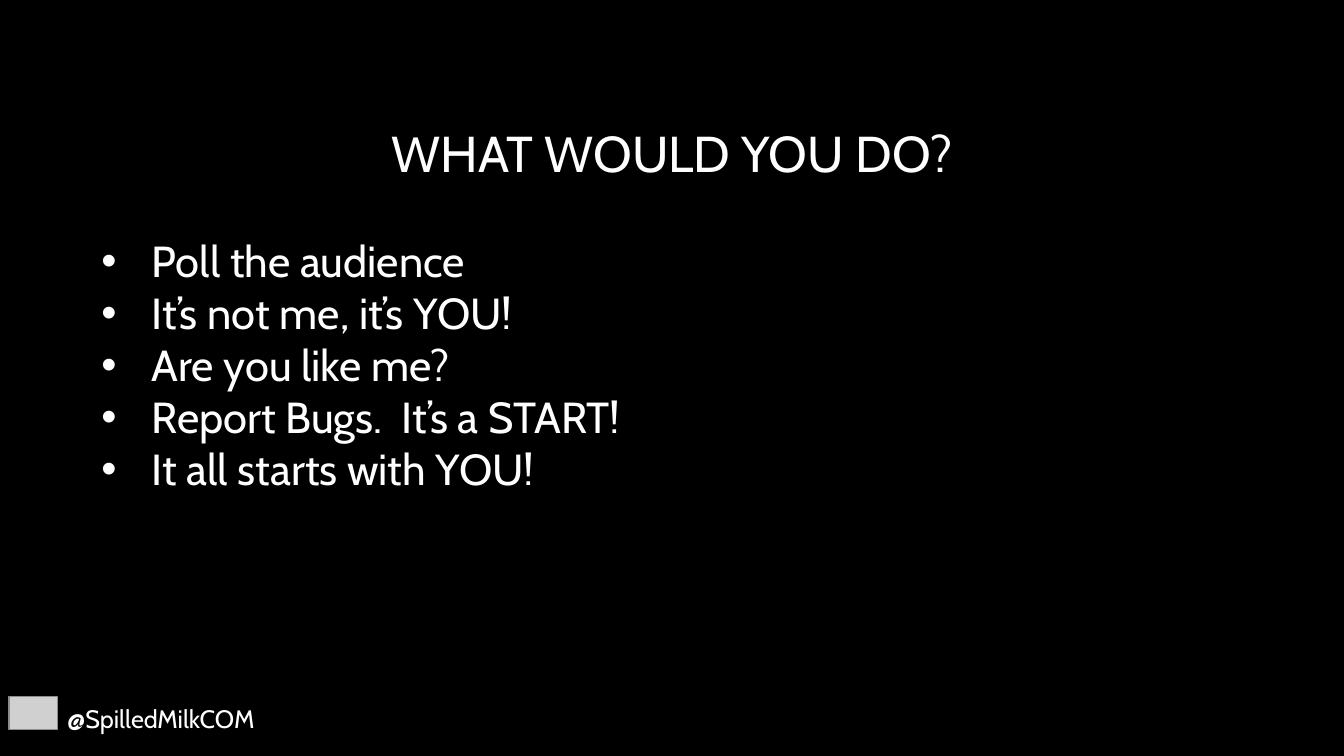
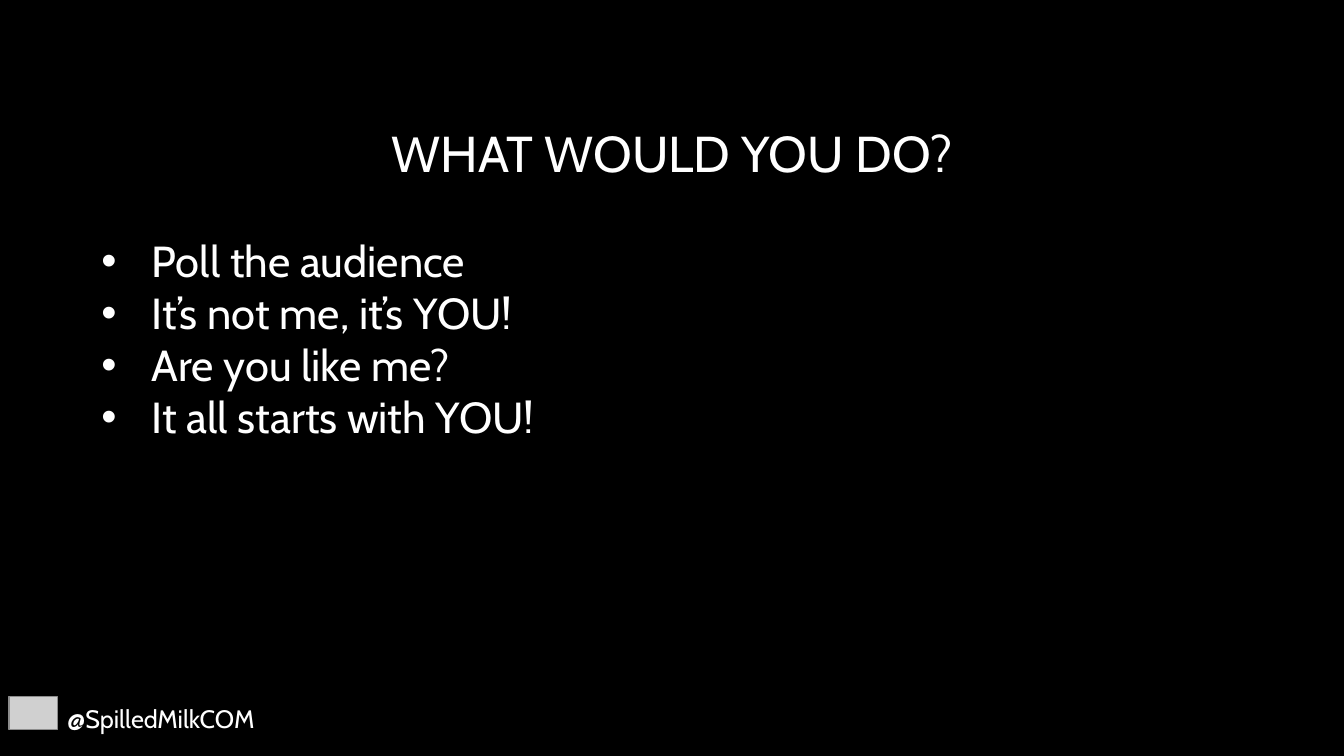
Before and after one commit to SpilledMilkCOM/DenDevDayUWP, a slide deck: slide 17 of Giving Back.pptx (slide 15 before the commit). Drawn at 1344x756 pixels with LibreOffice and Linux fonts; fonts in the diff are those of the drawing; grey boxes stand for pictures; background and template pictures are left out. Boxes give left, top, right and bottom in pixels: in the first picture for what was removed or moved away, otherwise in the second. Text is boxed around its words. In the diff, an @@ line names an element or a change of style, - is before the commit and + after.

```diff
--- a/Giving Back.pptx
+++ b/Giving Back.pptx
@@ text at <box>152,400,620,444</box>: paragraph removed @@
-• Report Bugs. It’s a START!
```
Also in this commit, not shown: 2 other slides changed, 2 slides added, 1 other file.
